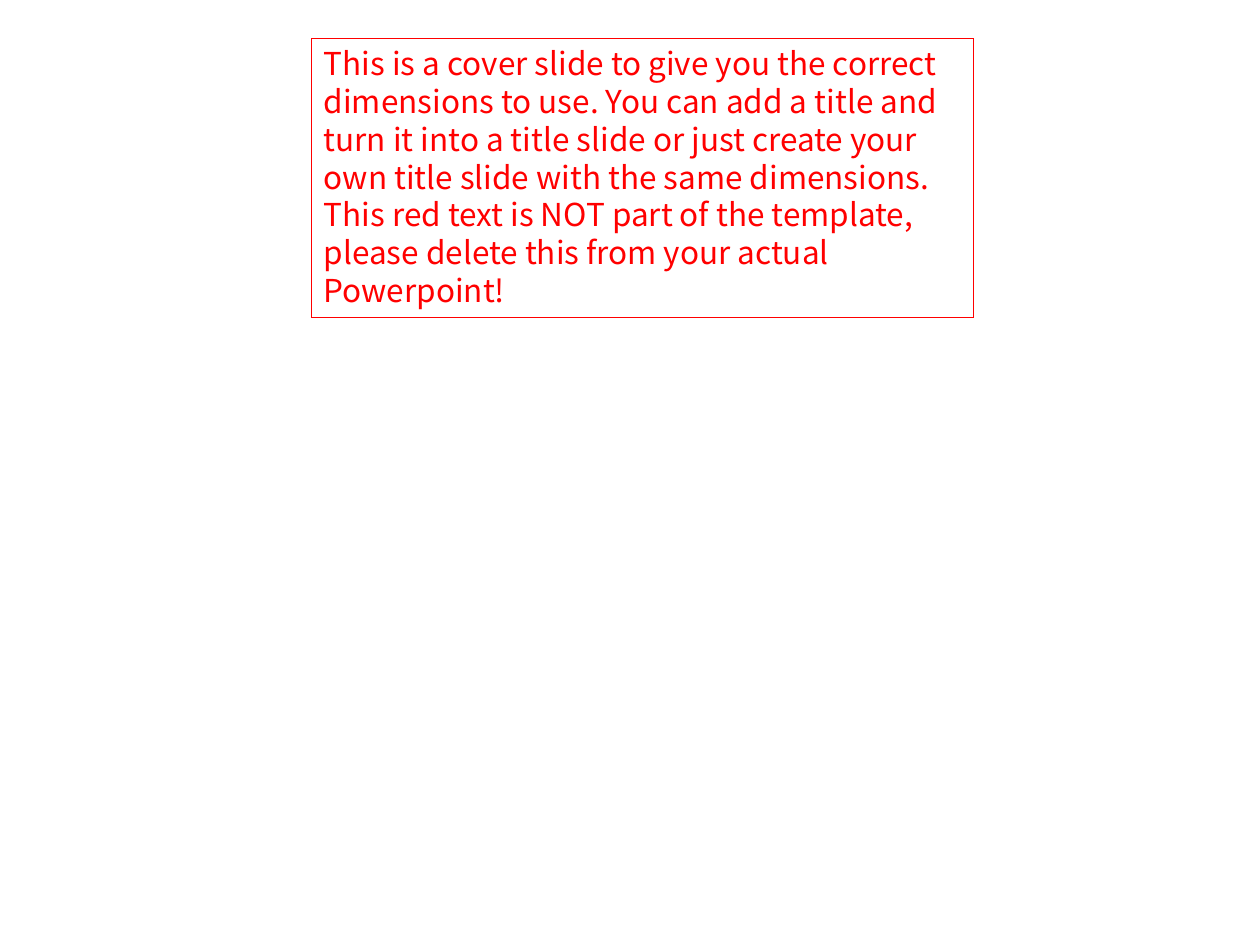
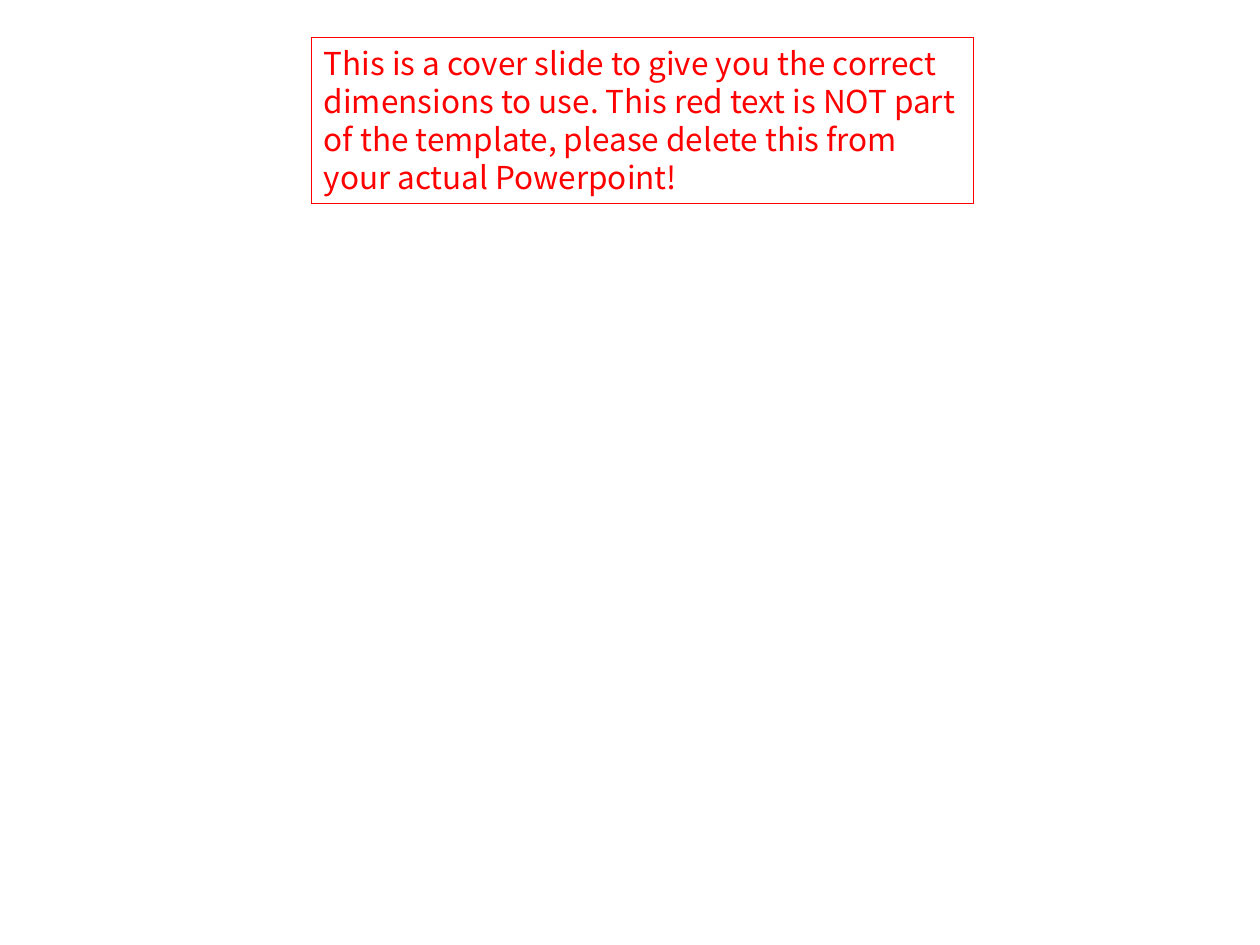
Before and after one commit to xiangenhu/AIAED, a slide deck: slide 1 of docs/AIAED_technical_tracks_template.pptx. Drawn at 1260x945 pixels with LibreOffice and Linux fonts; fonts in the diff are those of the drawing; background and template pictures are left out. Boxes give left, top, right and bottom in pixels: in the first picture for what was removed or moved away, otherwise in the second. Text is boxed around its words. In the diff, an @@ line names an element or a change of style, - is before the commit and + after.

```diff
--- a/docs/AIAED_technical_tracks_template.pptx
+++ b/docs/AIAED_technical_tracks_template.pptx
@@ rectangle "This is a cover slide ...": place and size @@
-rectangle "This is a cover slide ..." at [311,38,973,318]
+rectangle "This is a cover slide ..." at [311,38,973,203]
@@ text in rectangle at [324,50,955,197]: text changed @@
-This is a cover slide to give you the correct dimensions to use. You can add a title and turn it into a title slide or just create your own title slide with the same dimensions. This red text is NOT part of the template, please delete this from your actual Powerpoint!
+This is a cover slide to give you the correct dimensions to use. This red text is NOT part of the template, please delete this from your actual Powerpoint!
```
Also in this commit, not shown: 1 other slide changed, 1 slide added.
